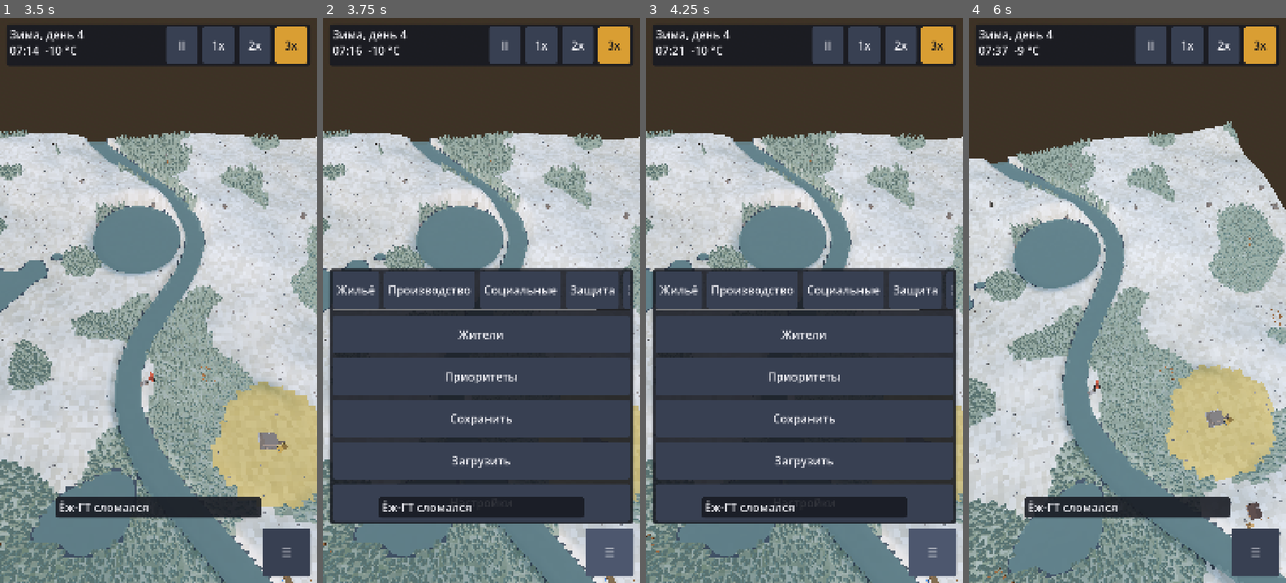
Above: before the commit, frames 1-4 (left to right).
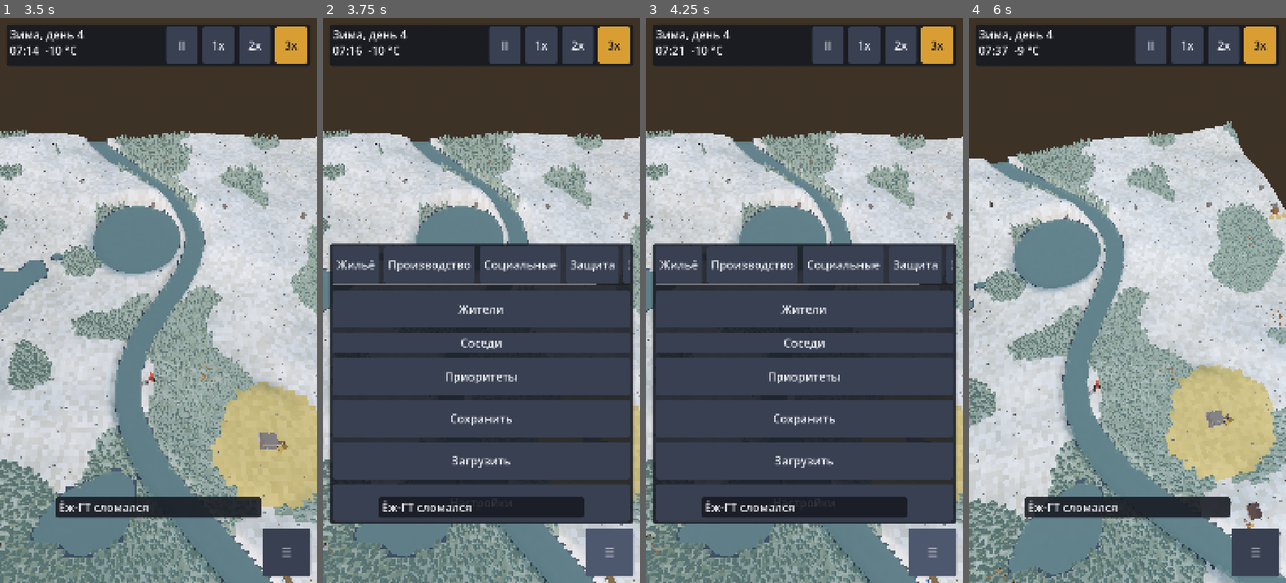
Above: after the commit, the same moments.

Repository: argunov250-del/LongDarks
Game: Godot game, scene res://scenes/main.tscn
Two runs of this game, one before a commit and one after it. Both use one fixed random seed, a clock stepped at 60 frames per second and the inputs below.
Inputs (mouse positions are in pixels of both pictures, inside the frame that each line leads up to):
- Up to frame 1 (3.5 s): click "II" at 0.5 s; click "1x" at 1.25 s; click "2x" at 2 s; click "3x" at 2.75 s
- Up to frame 2 (3.75 s): click "☰" at 3.5 s
- Up to frame 3 (4.25 s): no input
- Up to frame 4 (6 s): click "Жители" at 4.25 s; click "Закрыть" at 5 s; move the mouse to (1197, 272) at 5.77 s; hold D from 5.78 s (still down); hold Q from 5.78 s (still down); click (1197, 272) at 5.92 s

Frame 1 is identical in both runs. In frame 2, 8.6% of the frame differs, in the area x 2-98%, y 39-59%; in frame 3, 8.6%; in frame 4, less than 0.1%.

Commit message:
feat(neighbours): Neighbours panel, camp and caravan world view, HUD notifications, main wiring
Design: design/gdd/neighbours.md

Co-Authored-By: Claude Opus 5.5 <noreply@anthropic.com>
Claude-Session: https://claude.ai/code/session_01E81XnZbR2B2CpTCj79fqbj

Diff:
--- a/src/core/main.gd
+++ b/src/core/main.gd
@@ -23,6 +23,8 @@
 var villagers: VillagerSystem
 var social: SocialSystem
 var family: FamilySystem
+var neighbours: NeighbourSystem
+var neighbours_view: NeighboursView
 var villagers_view: VillagersView
 var buildings_view: BuildingsView
 var build_controller: BuildController
@@ -82,6 +84,10 @@
 	SimRunner.sim.register_system(family)
 	family.attach(SimRunner.sim)
 	family.bind(social)
+	neighbours = NeighbourSystem.new(world_map.seed if "seed" in world_map else 1)  # step 24 (design/gdd/neighbours.md)
+	SimRunner.sim.register_system(neighbours)
+	neighbours.attach(SimRunner.sim)
+	neighbours.bind(villagers, economy, construction, seasons, social, vehicles, world_map)
 	world_view = WorldView.new()
 	world_view.name = "World"
 	add_child(world_view)
@@ -100,6 +106,11 @@
 	$UI/HUD.bind_seasons(seasons)
 	$UI/HUD.bind_social(social)
 	$UI/HUD.bind_family(family)
+	$UI/HUD.bind_neighbours(neighbours, SimRunner.sim)
+	neighbours_view = NeighboursView.new()
+	neighbours_view.name = "NeighboursView"
+	add_child(neighbours_view)
+	neighbours_view.setup(neighbours)
 	$UI/HUD.bind_weather(SimRunner.sim)
 	$UI/HUD.bind_vehicles(SimRunner.sim)
 	season_visuals = SeasonVisuals.new()
--- /dev/null
+++ b/src/neighbours/neighbours_ui.gd
@@ -0,0 +1,122 @@
+class_name NeighboursUi
+extends Control
+## Панель «Соседи» (шаг 24, design/gdd/neighbours.md): отношения, торговля, помощь, дипломатия.
+## Помещается в портрет и ландшафт: прокрутка, перенос строк, кнопки ≥ 48dp.
+
+var system: NeighbourSystem
+var panel: PanelContainer
+var list_box: VBoxContainer
+var _dp := 2.6
+var _acc := 0.0
+
+
+func _init() -> void:
+	mouse_filter = Control.MOUSE_FILTER_IGNORE
+	set_anchors_preset(Control.PRESET_FULL_RECT)
+	panel = PanelContainer.new()
+	panel.visible = false
+	add_child(panel)
+	var box := VBoxContainer.new()
+	panel.add_child(box)
+	var head := HBoxContainer.new()
+	box.add_child(head)
+	var title := Label.new()
+	title.text = "Соседи"
+	title.size_flags_horizontal = Control.SIZE_EXPAND_FILL
+	head.add_child(title)
+	var close := Button.new()
+	close.text = "Закрыть"
+	close.focus_mode = Control.FOCUS_NONE
+	close.pressed.connect(func() -> void: panel.visible = false)
+	head.add_child(close)
+	var sc := ScrollContainer.new()
+	sc.size_flags_vertical = Control.SIZE_EXPAND_FILL
+	sc.horizontal_scroll_mode = ScrollContainer.SCROLL_MODE_DISABLED
+	box.add_child(sc)
+	list_box = VBoxContainer.new()
+	list_box.size_flags_horizontal = Control.SIZE_EXPAND_FILL
+	sc.add_child(list_box)
+
+
+func bind(sys: NeighbourSystem) -> void:
+	system = sys
+
+
+func show_panel() -> void:
+	panel.visible = true
+	refresh()
+
+
+func apply_layout(dp: float, left: float, top: float, right: float, bottom: float) -> void:
+	_dp = dp
+	panel.anchor_right = 1.0
+	panel.anchor_bottom = 1.0
+	panel.offset_left = left
+	panel.offset_right = -right
+	panel.offset_top = top
+	panel.offset_bottom = -bottom
+	if panel.visible:
+		refresh()
+
+
+func _process(dt: float) -> void:
+	_acc += dt
+	if panel.visible and _acc > 1.0:
+		_acc = 0.0
+		refresh()
+
+
+func _label(text: String) -> Label:
+	var l := Label.new()
+	l.text = text
+	l.autowrap_mode = TextServer.AUTOWRAP_WORD_SMART
+	l.size_flags_horizontal = Control.SIZE_EXPAND_FILL
+	list_box.add_child(l)
+	return l
+
+
+func _button(text: String, fn: Callable) -> void:
+	var b := Button.new()
+	b.text = text
+	b.focus_mode = Control.FOCUS_NONE
+	b.autowrap_mode = TextServer.AUTOWRAP_WORD_SMART
+	b.custom_minimum_size = Vector2(0.0, 48.0 * _dp)
+	b.pressed.connect(func() -> void:
+		fn.call()
+		refresh())
+	list_box.add_child(b)
+
+
+func refresh() -> void:
+	if system == null:
+		return
+	for c in list_box.get_children():
+		list_box.remove_child(c)
+		c.queue_free()
+	for n in system.neighbours:
+		var nid: StringName = n["id"]
+		_label("%s — %s (%+.2f)" % [n["name"], system.relation_text(n), float(n["relation"])])
+		_label(system.summary_text(n))
+		_label("Охрана: сторожек %d, вышек %d, заборов %d, охранников %d" % [system.count_done(&"guard_post"), system.count_done(&"watchtower"), system.count_done(&"fence"), system.guards_on_duty()])
+		if float(n["pact_left"]) > 0.0:
+			_label("Пакт о ненападении: ещё %d дн." % int(ceil(float(n["pact_left"]))))
+		if not (n["tribute"] as Dictionary).is_empty():
+			_label("Дань: %d × %s" % [int(n["tribute"]["n"]), ResourceDefs.display_name(n["tribute"]["res"])])
+		var rq: Dictionary = n["request"]
+		if not rq.is_empty():
+			_label("Просьба о помощи: %d × %s (ещё %d дн.)" % [int(rq["n"]), "еда" if rq["res"] == &"food" else ResourceDefs.display_name(rq["res"]), int(ceil(float(rq["left"])))])
+			_button("Помочь", func() -> void: system.answer_request(nid, true))
+			_button("Отказать", func() -> void: system.answer_request(nid, false))
+		_label("Торговля (товар везёт караван):")
+		var offers: Array = n["offers"]
+		for i in offers.size():
+			_button(system.offer_text(offers[i]), func() -> void: system.accept_offer(nid, i))
+		_label("Дипломатия:")
+		_button("Подарок: 10 досок", func() -> void: system.gift(nid, &"planks", 10))
+		_button("Подарок: 15 еды", func() -> void: system.gift(nid, &"food", 15))
+		_button("Пакт о ненападении (10 досок, 15 картофеля)", func() -> void: system.propose_pact(nid))
+		if (n["tribute"] as Dictionary).is_empty():
+			_button("Дань: 10 картофеля раз в 5 дней", func() -> void: system.set_tribute(nid, &"potato", 10, 5.0))
+		else:
+			_button("Отменить дань", func() -> void: system.cancel_tribute(nid))
+		_button("Попросить еды (20)", func() -> void: system.ask_help(nid, &"food", 20))
--- /dev/null
+++ b/src/neighbours/neighbours_view.gd
@@ -0,0 +1,90 @@
+class_name NeighboursView
+extends Node3D
+## Мир шага 24: лагерь соседей у края карты (палатки, дом, костёр) и идущие отряды
+## (караван — гружёные фигуры/машина, налётчики — тёмные фигуры). design/gdd/neighbours.md.
+
+var system: NeighbourSystem
+var _camps: Dictionary = {}
+var _party_nodes: Dictionary = {}
+
+
+func setup(sys: NeighbourSystem) -> void:
+	system = sys
+
+
+func _mat(c: Color) -> StandardMaterial3D:
+	var m := StandardMaterial3D.new()
+	m.albedo_color = c
+	return m
+
+
+func _mesh(mesh: Mesh, c: Color, pos: Vector3) -> MeshInstance3D:
+	var mi := MeshInstance3D.new()
+	mi.mesh = mesh
+	mi.material_override = _mat(c)
+	mi.position = pos
+	return mi
+
+
+func _build_camp(n: Dictionary) -> Node3D:
+	var root := Node3D.new()
+	root.position = system.camp_pos(n)
+	var hut := BoxMesh.new()
+	hut.size = Vector3(3.0, 2.0, 3.0)
+	root.add_child(_mesh(hut, Color(0.45, 0.32, 0.2), Vector3(0, 1.0, 0)))
+	for i in 3:
+		var tent := PrismMesh.new()
+		tent.size = Vector3(2.4, 2.0, 2.4)
+		root.add_child(_mesh(tent, Color(0.7, 0.6, 0.35), Vector3(-4.0 + 4.0 * i, 1.0, 4.0 + float(i % 2) * 1.5)))
+	var fire := CylinderMesh.new()
+	fire.top_radius = 0.4
+	fire.bottom_radius = 0.5
+	fire.height = 0.6
+	root.add_child(_mesh(fire, Color(0.95, 0.5, 0.1), Vector3(0, 0.3, 3.0)))
+	return root
+
+
+func _figure(kind: StringName, driving: bool) -> Node3D:
+	var root := Node3D.new()
+	if driving:
+		var b := BoxMesh.new()
+		b.size = Vector3(1.6, 1.2, 3.0)
+		root.add_child(_mesh(b, Color(0.3, 0.45, 0.3), Vector3(0, 0.8, 0)))
+		return root
+	var c := Color(0.15, 0.1, 0.1) if kind == &"raid" else Color(0.85, 0.7, 0.3)
+	var cnt := 3 if kind == &"raid" else 2
+	for i in cnt:
+		var cap := CapsuleMesh.new()
+		cap.radius = 0.35
+		cap.height = 1.7
+		root.add_child(_mesh(cap, c, Vector3(float(i) * 1.0 - 0.5, 0.9, float(i % 2) * 0.6)))
+	return root
+
+
+func _process(_dt: float) -> void:
+	update()
+
+
+func update() -> void:
+	if system == null:
+		return
+	for n in system.neighbours:
+		if not _camps.has(n["id"]):
+			_camps[n["id"]] = _build_camp(n)
+			add_child(_camps[n["id"]])
+		(_camps[n["id"]] as Node3D).visible = int(n["pop"]) > 0
+	var alive := {}
+	for p in system.parties:
+		alive[p["id"]] = true
+		if not _party_nodes.has(p["id"]):
+			var node := _figure(p["kind"], bool(p["driving"]))
+			_party_nodes[p["id"]] = node
+			add_child(node)
+		var pos := system.party_pos(p)
+		if system.world != null:
+			pos.y = system.world.height_at(pos.x, pos.z)
+		(_party_nodes[p["id"]] as Node3D).position = pos
+	for id in _party_nodes.keys():
+		if not alive.has(id):
+			(_party_nodes[id] as Node3D).queue_free()
+			_party_nodes.erase(id)
--- a/src/ui/hud.gd
+++ b/src/ui/hud.gd
@@ -43,10 +43,12 @@
 var save_button: Button
 var load_button: Button
 var settings_button: Button
+var neighbours_button: Button
 var villagers_button: Button
 var priorities_button: Button
 var status_label: Label
 var seasons: SeasonSystem      # шаг 13: «Весна, день 3» и температура (null — только «День N»)
+var neighbours_ui: NeighboursUi  # панель «Соседи» (шаг 24)
 var villagers_ui: VillagersUi  # панели «Жители», «Приоритеты», уведомления
 
 var _top_bar: PanelContainer
@@ -423,6 +425,26 @@
 
 
 ## Шаг 23: уведомления о свадьбе, рождении и взрослении.
+## Шаг 24: панель «Соседи» и уведомления (design/gdd/neighbours.md).
+func bind_neighbours(system: NeighbourSystem, sim_in: Simulation) -> void:
+	neighbours_ui.bind(system)
+	if sim_in == null:
+		return
+	var t := func(msg: String) -> void: villagers_ui.show_toast(msg)
+	sim_in.bus.subscribe(NeighbourSystem.TOPIC_CARAVAN, func(p: Dictionary) -> void: t.call("Караван пришёл: %s" % p.get("name", "?")))
+	sim_in.bus.subscribe(NeighbourSystem.TOPIC_REQUEST, func(p: Dictionary) -> void: t.call("%s просят помощи" % p.get("name", "?")))
+	sim_in.bus.subscribe(NeighbourSystem.TOPIC_THEFT, func(p: Dictionary) -> void: t.call(("Кража отражена: %s" if p.get("repelled", false) else "Кража со склада: %s") % p.get("name", "?")))
+	sim_in.bus.subscribe(NeighbourSystem.TOPIC_RAID_SEEN, func(p: Dictionary) -> void: t.call("К посёлку идут налётчики: %s" % p.get("name", "?")))
+	sim_in.bus.subscribe(NeighbourSystem.TOPIC_RAID, func(p: Dictionary) -> void: t.call("Нападение отбито" if p.get("repelled", false) else "Нападение: унесли запасы, есть раненые"))
+	sim_in.bus.subscribe(NeighbourSystem.TOPIC_MIGRATE, func(p: Dictionary) -> void: t.call(("Житель ушёл к соседям: %s" if p.get("dir", &"") == &"to_them" else "Пришёл от соседей: %s") % p.get("name", "?")))
+	sim_in.bus.subscribe(NeighbourSystem.TOPIC_PACT_BROKEN, func(p: Dictionary) -> void: t.call("Пакт разорван: %s" % p.get("name", "?")))
+
+
+func show_neighbours_panel() -> void:
+	villagers_ui.hide_panel()
+	neighbours_ui.show_panel()
+
+
 func bind_family(system: FamilySystem) -> void:
 	villagers_ui.bind_family(system, sim)
 
@@ -549,12 +571,14 @@
 	settings_button.pressed.connect(do_settings)
 	villagers_button = _mk_button("Жители")
 	villagers_button.pressed.connect(show_villagers_panel.bind(VillagersUi.MODE_VILLAGERS))
+	neighbours_button = _mk_button("Соседи")
+	neighbours_button.pressed.connect(show_neighbours_panel)
 	priorities_button = _mk_button("Приоритеты")
 	priorities_button.pressed.connect(show_villagers_panel.bind(VillagersUi.MODE_PRIORITIES))
 	status_label = Label.new()
 	status_label.mouse_filter = Control.MOUSE_FILTER_IGNORE
 	status_label.visible = false
-	for c in [villagers_button, priorities_button, save_button, load_button, settings_button, status_label]:
+	for c in [villagers_button, neighbours_button, priorities_button, save_button, load_button, settings_button, status_label]:
 		_menu_box.add_child(c)
 
 	_settings_panel = PanelContainer.new()
@@ -621,6 +645,9 @@
 	villagers_ui.name = "VillagersUi"
 	villagers_ui.villager_pressed.connect(func(id): villager_card_requested.emit(id))
 	add_child(villagers_ui)
+	neighbours_ui = NeighboursUi.new()
+	neighbours_ui.name = "NeighboursUi"
+	add_child(neighbours_ui)
 	fab = _mk_button("☰")
 	fab.pressed.connect(toggle_menu)
 	add_child(fab)
@@ -741,6 +768,7 @@
 
 	# Панели жителей: под верхней панелью, над плавающей кнопкой.
 	villagers_ui.apply_layout(_dp, l, tp + touch + 2.0 * edge, r, bt + fs + gap)
+	neighbours_ui.apply_layout(_dp, l, tp + touch + 2.0 * edge, r, bt + fs + gap)
 
 	# Панель настроек: по центру, не шире экрана.
 	_set_anchors(_settings_panel, 0.5, 0.5, 0.5, 0.5)
--- /dev/null
+++ b/tests/neighbours/test_neighbours_ui.gd
@@ -0,0 +1,27 @@
+extends "res://tests/test_case.gd"
+## Шаг 24: панель «Соседи» помещается на экран в портрете и ландшафте.
+
+func test_panel_fits_all_resolutions() -> void:
+	var hud: Hud = load("res://scenes/ui/hud.tscn").instantiate()
+	hud.sim = Simulation.new(1)
+	var root := (Engine.get_main_loop() as SceneTree).root
+	root.add_child(hud)
+	hud.set_process(false)
+	var nb := NeighbourSystem.new(3)
+	await (Engine.get_main_loop() as SceneTree).process_frame
+	hud.bind_neighbours(nb, hud.sim)
+	for size in [Vector2i(1280, 720), Vector2i(2400, 1080), Vector2i(1080, 2400)]:
+		hud.set_anchors_preset(Control.PRESET_TOP_LEFT)
+		hud.size = Vector2(size)
+		hud.viewport_override = Vector2(size)
+		hud.layout.update_size(Vector2(size))
+		hud._apply_mode(LayoutMode.decide(Vector2(size)))
+		hud._apply_layout()
+		hud.show_neighbours_panel()
+		await (Engine.get_main_loop() as SceneTree).process_frame
+		await (Engine.get_main_loop() as SceneTree).process_frame
+		var r: Rect2 = hud.neighbours_ui.panel.get_global_rect()
+		assert_true(r.position.y >= 0.0 and r.end.y <= float(size.y) + 0.5, "panel inside screen %s %s" % [str(size), str(r)])
+		assert_true(r.position.x >= 0.0 and r.end.x <= float(size.x) + 0.5, "panel inside width " + str(size))
+		assert_true(hud.neighbours_ui.list_box.get_child_count() > 5, "content built")
+	hud.free()
Not shown, added: src/neighbours/neighbours_ui.gd.uid
Not shown, added: src/neighbours/neighbours_view.gd.uid
Not shown, added: tests/neighbours/test_neighbours_ui.gd.uid
